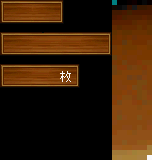
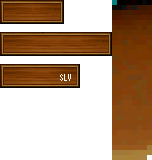
Two versions of the same layered image (152 x 160). Layer-by-layer changes:
painted on "Komono_2_0" over [60, 71, 71, 82]
